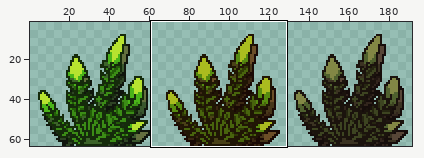
Sprite sheet, stored at TunedBeta/images/environment/Hornwort.png. The first picture is a wide view before the edit; the outline marks the close-up.
Close-up. As it was:
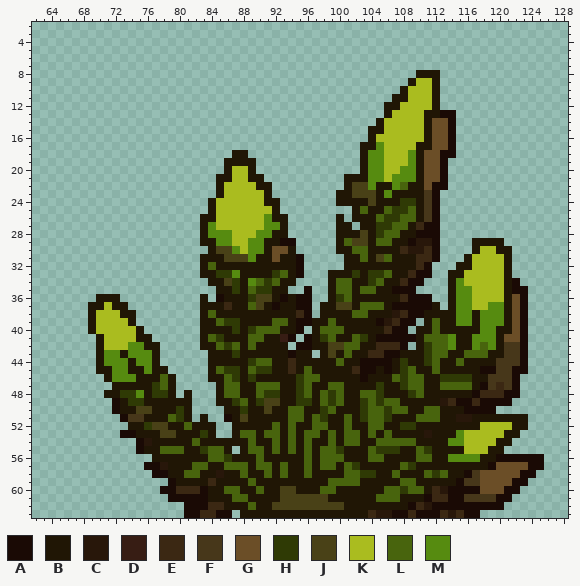
The file is 192x64 pixels. Colours within 5 levels of each other are drawn and written as one. Shown: x 62..128, y 2..63. The wide view leaves out empty margins. The commit also changed other parts of the picture, which this record leaves out.
Palette (. is transparent): A #1a0a05  B #201605  C #28170a  D #371d14  E #3b2813  F #47371a  G #6b4e27  H #2f3a05  J #494117  K #aabc1f  L #48640d  M #568b10
Pixels before (only the part around the change), first column x 62:
 2 ...................................................................
 3 ...................................................................
 4 ...................................................................
 5 ...................................................................
 6 ...................................................................
 7 ...................................................................
 8 ................................................BBB................
 9 ...............................................BKKB................
10 ..............................................BKKKB................
11 .............................................BBKKKB................
12 ............................................BBKKKKB................
13 ............................................BKKKKBBAA..............
14 ...........................................BKKKKKBGGA..............
15 ..........................................BBKKKKKBGGA..............
16 ..........................................BKKKKKKBGGA..............
17 .........................................BBMKKKKBBGGA..............
18 .........................BB..............BMMKKKMBGGAA..............
19 ........................BBBB.............BMMKKKMBGGA...............
20 ........................BKKB.............BMMKKMMBGGA...............
21 .......................BBKKBB..........BBBMMKMMMBGGA...............
22 .......................BKKKKBB.........BJJMBBMLBBGAA...............
23 .......................BKKKKKB........BBJJJBMBBBBFA................
24 ......................BKKKKKKBB.......BBBBJBBBHHBFA................
25 ......................BKKKKKKKB.........BLBBLHHLBFA................
26 .....................BBKKKKKKMBB......B.BBBLHHLLBFA................
27 .....................BMKKKKKKMMB......BB.BBHHLLBEAA................
28 .....................BMMMKKKMMBB......BBBJBHLLBBAAA................
29 .....................BBMMKKMMBBAA.....BLJJBLLBBACCA....BBBB........
30 ......................BJJMKMMBGGB.....BBLLBBBBECCEA....BKKBB.......
31 .....................BBBJJJMBBGBBA.....BBLBJLBBBEEA...BKKKKB.......
32 .....................BLBBBBBBBBBBA.....BBBBBBBBBEA...BBKKKKB.......
33 .....................BBHHMBBBBHLBA...BBBHBHHLBBEAA..BBKKKKKB.......
34 ......................BBJHBMLHLBB....BLLBBHLBBEAA...BMKKKKKBA......
35 .......................BBHBLHHBB..A..BLLBLLBBAAA....BMMKKKKBAA.....
36 ........BBB..........B.ABBBHJJBABAA..BHLBBBBBBEAAA..BMMKKKKBGA.....
37 .......BBKBB.........BBBEBBLJBABBAA.BBJJBLLLBAAAAAB.BMMKKMMBGA.....
38 .......BKKKBB........BLBBBBBBBBBBEA.BBBBLLBBBCEAABBBBMMBMMMBGA.....
39 .......BKKKKB........BBLHHBBBBLLBAABBLBBBBBACEAA.BLBBMMBMMMBGA.....
40 .......BKKKKKB.......BBBBHBHLLLBBA.BLLLBBBBBEAA.BBLBBBBBMMBBGA.....
41 ........BKKKKBB......BLHBBBLLBBDA.ABHLBBLHBAAAAABLLLMBBMMMBGGA.....
42 ........BKKKMMBB.....BBLHLBLBBBB.AABBJJLLBBEEEA.BHLLMBBMLMBFFA.....
43 ........BMMBMMMB......BBBHBBBBBBABB.BJBLBBEEAABBBHLLBBLLLBBFFA.....
44 ........BMMMBMMB......BBBBBHLLBBEBBBBBLBBAAAABHBBHLBBLBBBBFFFA.....
45 ........BBMMBBMBB.....BLHHBLHHBBEBLBBBBBEAABABHLBBLBBBBBAAFFAA.....
46 .........BMMMBBBLB....BBLHBHBBBBBHLLBBBBBABBBLHLLBBHHHHBBFFFA......
47 ..........BBBBBHLB.....BLLBBLLLBBHLBBLLBBBBHBBHLLBBLLLLBAFEFA......
48 .........BBHHMBHHB.B...BLLBBLHHBBHLBLHLBBLLHBBBHLBBBBBBAEEEAA......
49 ..........ABHHBBBBBB...BBHLBHJJBBHHBLHLBBHLHLLBBBBBCEAAEAAAA.......
50 ..........ABBJJBBBHB....BBHBBJBBLLBBHLBBBHLLHLLBBLLBBBAAAA.........
51 ...........AFFBBBLHB.B..ABJBBBBBLLBLHBBLBHLLHBBBLLLBBCCBBBBBBB.....
52 ............BBHJJBBLBBB..BBBBBLBLBBLLBBLBBLLBBHHBBBBBBBBKKKKBB.....
53 ...........AABBBJJBBBHB..BLLBLLBLBLLBLBLLBLBLBBBBCBBBMKKKKKBB......
54 .............ACBBBBBLBBBBBBLBBLBLBLBBLBLLBBLLLLLBBBBMMKKKKBB.......
55 .............ABBLLLBBHLLB.BLLBLBLBLBLLHBBBLHHHBBLHBBBBKKKBB........
56 ...............BBBBBBBLLHBBBLBBBBBLBLLLBBBLLBBBBLLBBMMMMBBAAAAAA...
57 ..............AACBBBLLBBLLLBLLBLBBLBLLBLHBBBBBLHBBBBBBBBBAGGGGAA...
58 ...............AABBLLBBCBBLBBLBLBBLBBBBLLHHBBLBBBLHLBBAFGGGGGAA....
59 .................ABBBBEBBBBLBBBBBBBBBLLLLBBBBBLLBBBBBAFFGGGGAA.....
60 ................AAEEEABBLLBBLBBJJBBBLLBBBBBBLLHLLBECAAAAGGGAA......
61 .................AAAAABBBLLBBBBJJJJJJBBBBBBLLLBBBAEEAAFFFFAA.......
62 ...................AAAEEBBBLBBJJJJJJJJJBBBBBBBBAECAAAAAAAAA........
63 ...................AAEEAA.BBBBBBBBBBBBBBBBECCAAEAAAECEAA...........
Once edited:
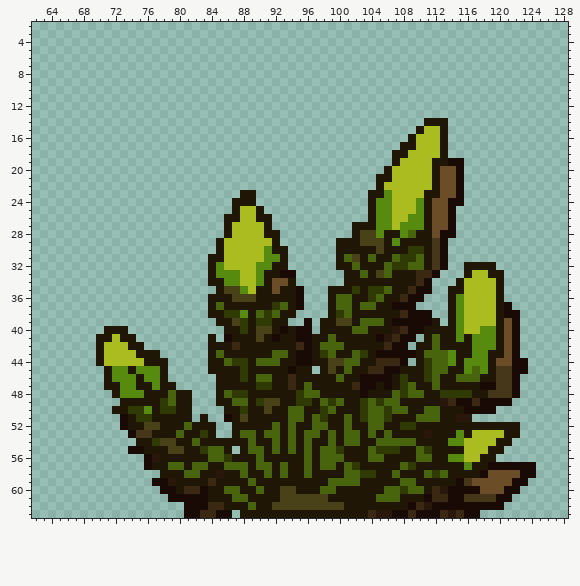
Changes in this commit:
Changed rows in their new state; - is an unchanged pixel.
first column x 69:
 8 -----------------------------------------...-------------
 9 ----------------------------------------....-------------
10 ---------------------------------------.....-------------
11 --------------------------------------......-------------
12 -------------------------------------.......-------------
13 -------------------------------------.........-----------
14 ------------------------------------......-BB.-----------
15 -----------------------------------......BKKB.-----------
16 -----------------------------------.....B-KKB.-----------
17 ----------------------------------.....BBKKKB.-----------
18 ------------------..--------------....BBKKKKB.-----------
19 -----------------....-------------....B-KKKBBAA----------
20 -----------------....-------------...B-KKKKBGGA----------
21 ----------------......----------....BBKKKKKBGGA----------
22 ----------------.......---------....-KKKKKKBGGA----------
23 ----------------...BB..--------....B--KKKKBBGGA----------
24 ---------------...BBB...-------....BMMKKKMBGGAA----------
25 ---------------...B--B..---------..-MMKKKMBGGA-----------
26 --------------...BB--BB..------.-..-MMKKMMBGGA-----------
27 --------------...B----B..------..B--MMKMMMBGGA-----------
28 --------------...B---KB-.------..--JMBBMLBBGAA-----------
29 --------------..BK--KKK-..------BB-JJBM-BBBFA---....-----
30 ---------------.BKK-KKMBB.-------BB-J--BHHBFA---.....----
31 --------------.--KKKKKMM-..----BLJBLBBLHHLBFA--......----
32 --------------.BMKKKKMM--..----B-L---LHHLLBFA-.-BBB..----
33 --------------.-MM-KKM-BAA.---..-BLBJ---BEEA-..B--BB.----
34 -----------------MMKKMBGG-----..B--BB--BBEA--.B----B..---
35 -----------------JJMKBBG-BA.---BBHBHHLBBEAA---BK---B...--
36 -...----------.BB-JJJBB-B--.---L---HL-----.----K---B...--
37 .....---------.-LB--BB-HL--.-.-LL---B----...---K--KBA..--
38 ......--------.B-HHM-LHL--..-.-HLBB---B---A..--KKKKBAA.--
39 ......--------..BBJH-HHBB..-.-BJJ-LLLBA--AAB.--KKKKBGA.--
40 ..BBB..-------...-BHBJJBA--A.BBB-LL--BCEAA-B--MKK---GA.--
41 --B-BB..------.B.A--BJ-ABBA--B---BB--CE--.B-BBM------A.--
42 -----BB..-----.-BBE-B----BE--LLLBB--B-A---B-BB---M--GA.--
43 --KKKKBB--------L-B----LLBAABHL-BLHBA--AA-L--M-BMM--GA.--
44 --KKKKKB-B-------LHHB--L-BAA--JJLLBBEEEA.---LMBMMM-GGA---
45 -.----M-M-------BBBHBBB--A-B.-J-LBBEE-ABB-H-L--MLMB------
46 -------MMB.----.-BBHBLL--EBBB--L---AAAB-BBHLBBLLL-B------
47 --B-MM--MB-------BB--HHB-EB---BB-EAABA---B-LBBBB--AF-----
48 --.-MM--BBLB------HH-BBB----LBBB--ABB-LHL---HHHHBBFFF----
49 ---.-BB--HL-------L--------------------------------------
50 ---B-HHM-HHB---------------------------------------------
51 -----BHH--BB------------------------------------.......--
52 ----A--J-B---------------------------------------BBBB-.--
53 ----.-FF-BBL-----------------------------------B---------
54 ------BBHJJ----------------------------------------------
55 -----A---BJJ---------------------------------------------
56 -------AC--------------------------------------KK--......
57 --------BBLL-----------------------------------M---AAAA-.
58 --------.B-------------------------------------BBA-------
59 --------AAC-------------------------------------G--------
60 -----------B---------------------------------------------
Changed places in both close-ups, as pixel boxes (x1, y1, x2, y2):
changed: (88, 70, 544, 494)
